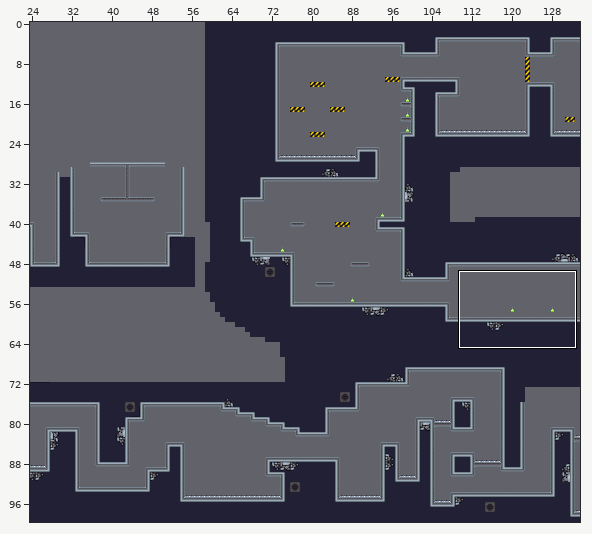
A Tiled map gets an edit: essaiTiled.tmx. Above: a wide view before the commit, with the close-up outlined.
Close-up. Earlier state:
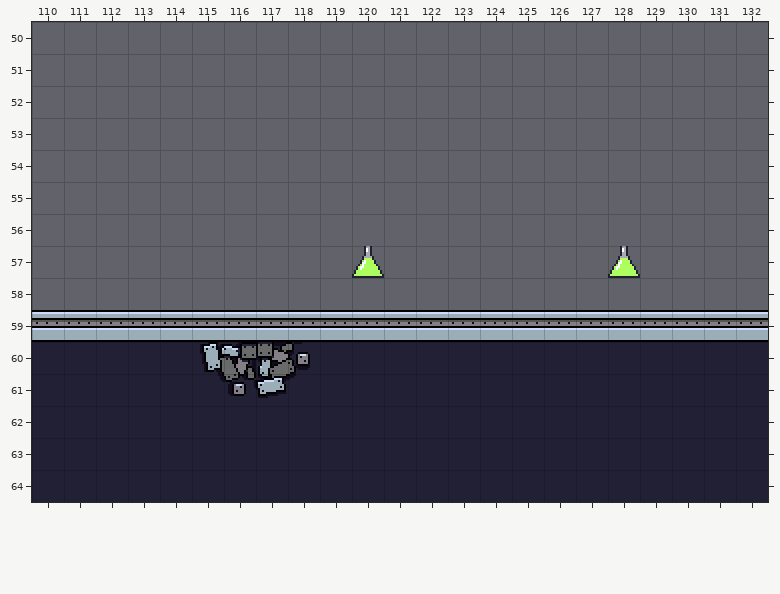
Cells are 16x16 px. Shown: x 110..132, y 50..64. The commit also changed other parts of the map, which this record leaves out.
Once edited:
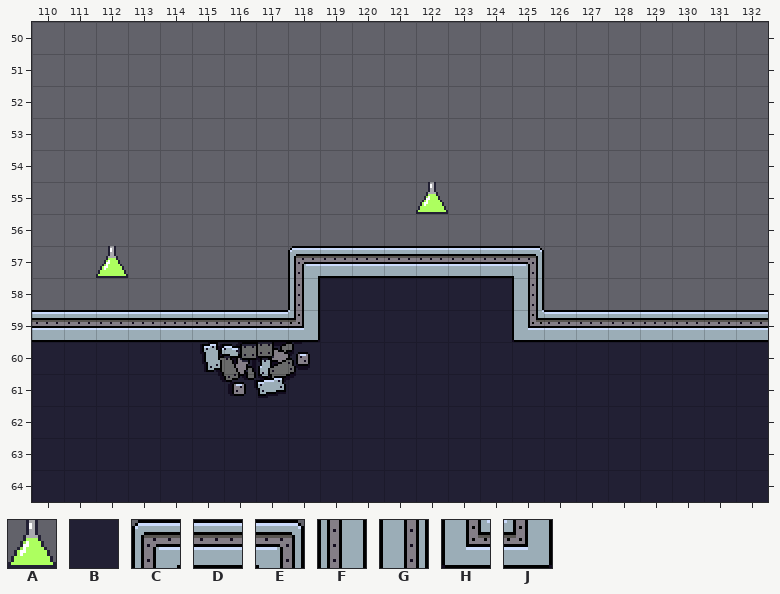
Key: from "tuileTest": A 27, B 46, C 201, D 202, E 205, F 219, G 223, H 300, J 301.
_ is an empty cell.
Objects are placed by their top-left corner, in cells (3,4 is the top-left corner of cell 3,4); size is 1x1 cell unless given.
The exact change:
Layer "plateforme":
y 57: x 118..125 ________ -> CDDDDDDE
y 58: x 118..125 ________ -> FBBBBBBG
y 59: x 118..125 DDDDDDDD -> JBBBBBBH
Layer "scientifiqueLayer":
changed: A at 128,57 -> A at 122,55
changed: A at 120,57 -> A at 112,57
